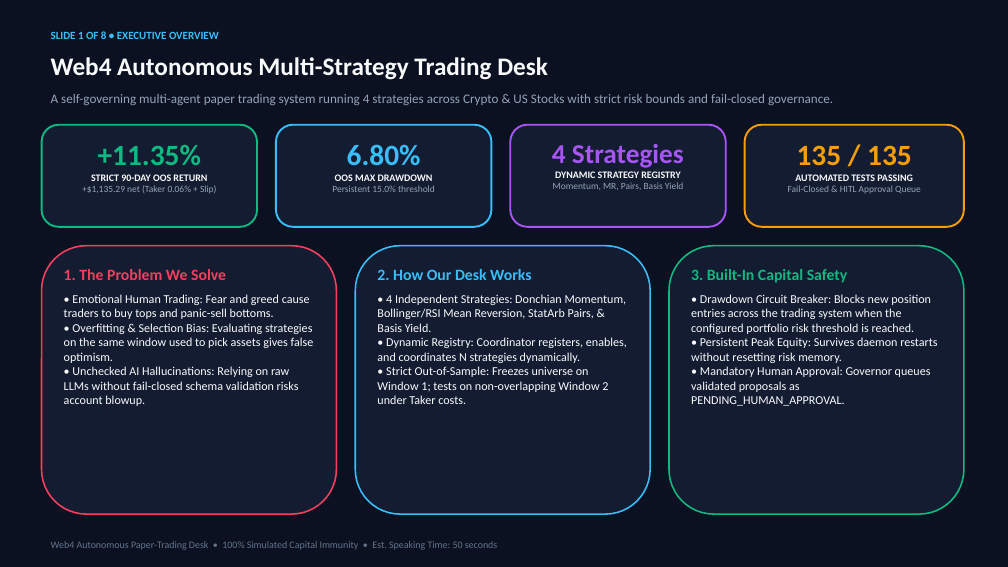
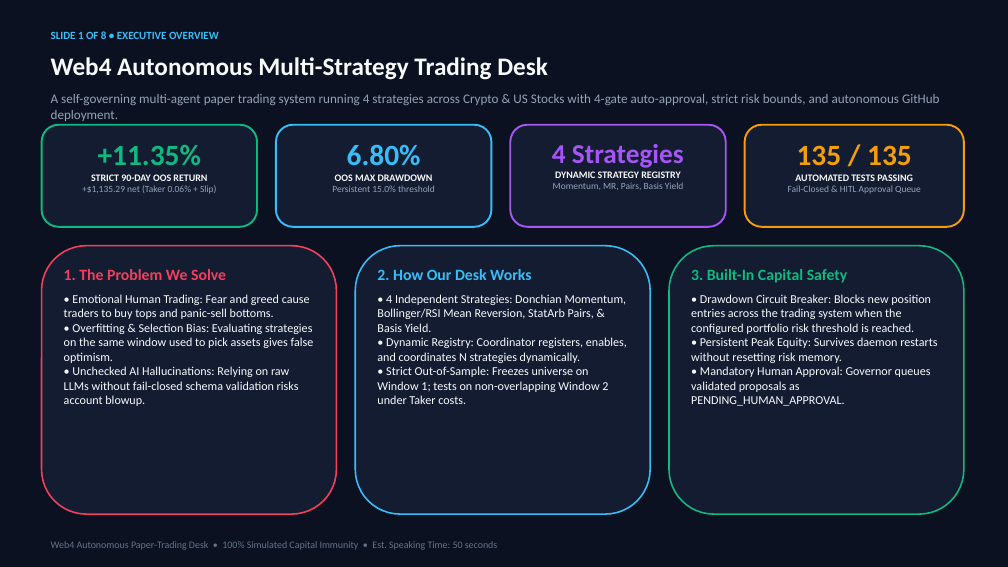
Before and after one commit to iShmuel/web4-trading-agent, a slide deck: slide 1 of web4_trading_agent_presentation.pptx. Drawn at 1008x567 pixels with LibreOffice and Linux fonts; fonts in the diff are those of the drawing. Boxes give left, top, right and bottom in pixels: in the first picture for what was removed or moved away, otherwise in the second. Text is boxed around its words. In the diff, an @@ line names an element or a change of style, - is before the commit and + after.

Commit message:
feat(governance): deploy 4-gate conditional auto-approval engine, live trader CLI override, updated presentation deck, and master system audit
- Implement 4-gate conditional auto-approval in agent/governor.py (Invariants, 152 Pytests, 100% Governor confidence, and strict alpha superiority).
- Add out-of-sample baseline deltas (base_test_sharpe, test_sharpe_delta, test_return_delta, base_test_max_dd) in agent/validator.py and agent/optimizer.py.
- Configure enable_conditional_auto_approval and thresholds in config/active_config.json.
- Add --auto-approve command-line flag to live_paper_trader.py.
- Add unit test suite tests/test_conditional_auto_approval.py (8/8 pass, 152/152 full suite pass).
- Update presentation deck (web4_trading_agent_presentation.pptx & .pdf) and slide assets to reflect approved proposal PROP-A15F08C2 (+15.60% OOS W2 return, 2.90 Sharpe) and 4-gate autonomous self-evolution.
- Add comprehensive 12-document master system audit suite in docs/system_audit/.

```diff
--- a/web4_trading_agent_presentation.pptx
+++ b/web4_trading_agent_presentation.pptx
@@ text at (x1=51, y1=94, x2=940, y2=121): text changed @@
-A self-governing multi-agent paper trading system running 4 strategies across Crypto & US Stocks with strict risk bounds and fail-closed governance.
+A self-governing multi-agent paper trading system running 4 strategies across Crypto & US Stocks with 4-gate auto-approval, strict risk bounds, and autonomous GitHub deployment.
```
Also in this commit, not shown: 3 other slides changed, 26 other files.
